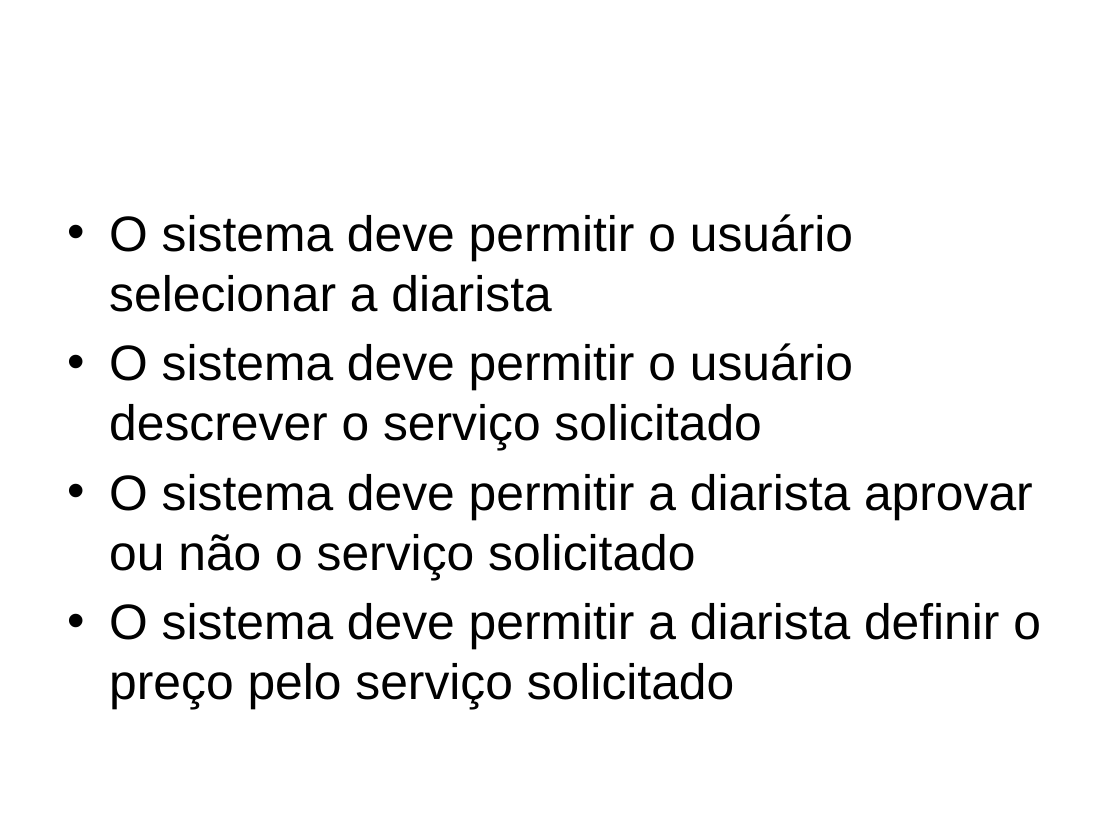
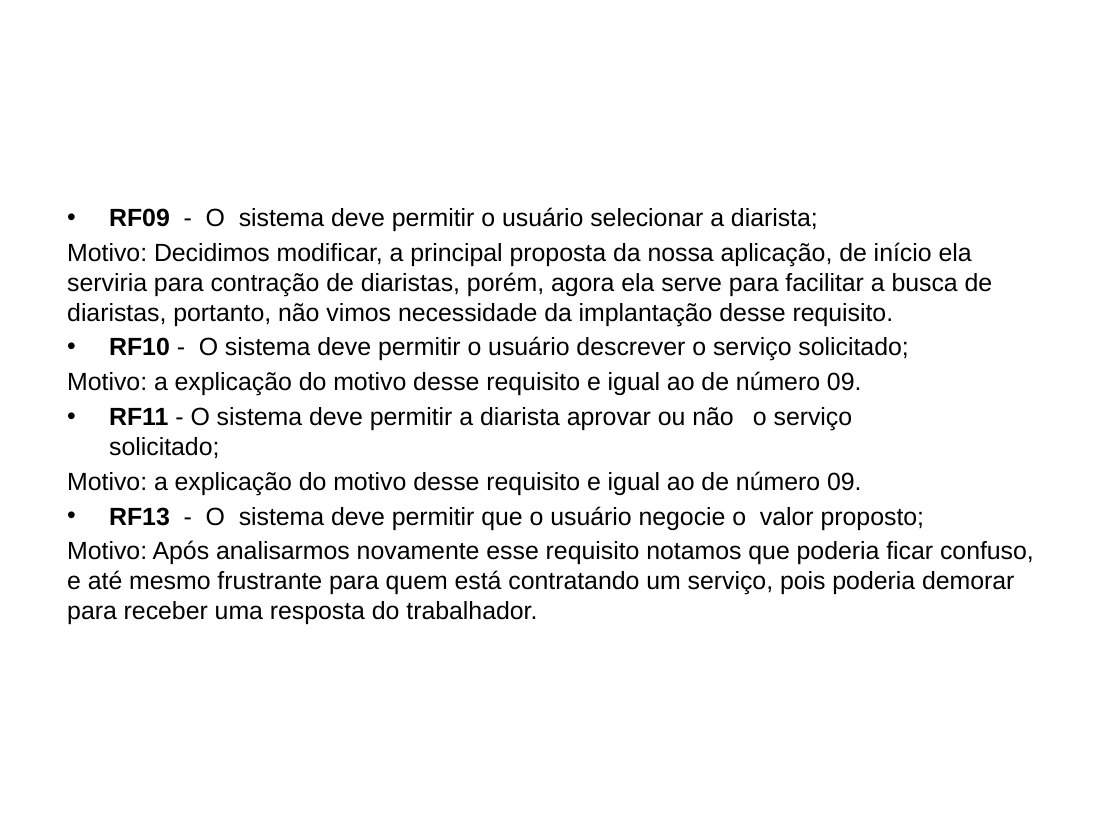
Before and after one commit to douglas-oliveira/Limpai, a slide deck: slide 5 of Docs/Projeto de software apresentação.pptx (slide 12 before the commit). Drawn at 1120x840 pixels with LibreOffice and Linux fonts; fonts in the diff are those of the drawing; background and template pictures are left out. Boxes give left, top, right and bottom in pixels: in the first picture for what was removed or moved away, otherwise in the second. Text is boxed around its words. In the diff, an @@ line names an element or a change of style, - is before the commit and + after.

```diff
--- a/Docs/Projeto de software apresentação.pptx
+++ b/Docs/Projeto de software apresentação.pptx
@@ text at bbox=[67, 207, 1034, 624]: text changed; size 32 to 16 pt @@
-• O sistema deve permitir o usuário selecionar a diarista
-• O sistema deve permitir o usuário descrever o serviço solicitado
-• O sistema deve permitir a diarista aprovar ou não o serviço solicitado
-• O sistema deve permitir a diarista definir o preço pelo serviço solicitado
+• RF09 - O sistema deve permitir o usuário selecionar a diarista;
+Motivo: Decidimos modificar, a principal proposta da nossa aplicação, de início ela serviria para contração de diaristas, porém, agora ela serve para facilitar a busca de diaristas, portanto, não vimos necessidade da implantação desse requisito.
+• RF10 - O sistema deve permitir o usuário descrever o serviço solicitado;
+Motivo: a explicação do motivo desse requisito e igual ao de número 09.
+• RF11 - O sistema deve permitir a diarista aprovar ou não o serviço solicitado;
+Motivo: a explicação do motivo desse requisito e igual ao de número 09.
+• RF13 - O sistema deve permitir que o usuário negocie o valor proposto;
+Motivo: Após analisarmos novamente esse requisito notamos que poderia ficar confuso, e até mesmo frustrante para quem está contratando um serviço, pois poderia demorar para receber uma resposta do trabalhador.
```
Also in this commit, not shown: 2 other slides changed, 2 slides added, 10 slides removed.
